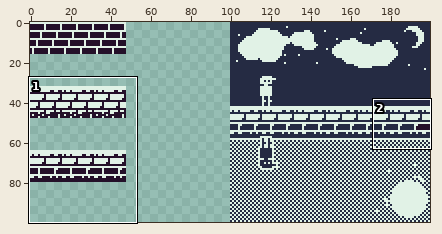
File history of a pixel-art file, Characters/Dow/Dow_Level1.aseprite. The picture above shows the old version from afar; the outline marks the close-up.
Close-up. First the earlier version:
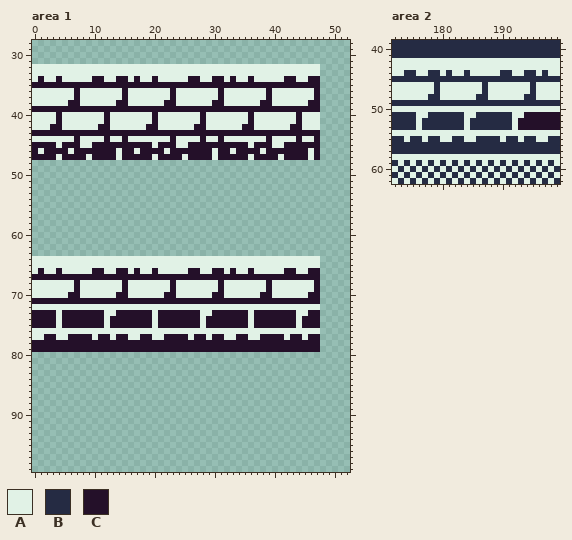
200x100 pixels, 1 frame. Shown: area 1: x 0..52, y 28..99; area 2: x 172..199, y 39..62.
Visible layers, top first: "TileSet", "Player", "Level Elements", "Background".
Palette (. is transparent): A #e1f2e6  B #252b43  C #241029
Pixels before, area 1 (only the part around the change), first column x 0:
 28 .....................................................
 29 .....................................................
 30 .....................................................
 31 .....................................................
 32 AAAAAAAAAAAAAAAAAAAAAAAAAAAAAAAAAAAAAAAAAAAAAAAA.....
 33 AAAAAAAAAAAAAAAAAAAAAAAAAAAAAAAAAAAAAAAAAAAAAAAA.....
 34 ACAACAAAAACCAACCACAACAAAAACCAACCACAACAAAAACCAACC.....
 35 CCCCCCCCCCCCCCCCCCCCCCCCCCCCCCCCCCCCCCCCCCCCCCCC.....
 36 AAAAAAACAAAAAAACAAAAAAACAAAAAAACAAAAAAACAAAAAAAC.....
 37 AAAAAAACAAAAAAACAAAAAAACAAAAAAACAAAAAAACAAAAAAAC.....
 38 AAAAAACCAAAAAACCAAAAAACCAAAAAACCAAAAAACCAAAAAACC.....
 39 CCCCCCCCCCCCCCCCCCCCCCCCCCCCCCCCCCCCCCCCCCCCCCCC.....
 40 AAAACAAAAAAACAAAAAAACAAAAAAACAAAAAAACAAAAAAACAAA.....
 41 AAAACAAAAAAACAAAAAAACAAAAAAACAAAAAAACAAAAAAACAAA.....
 42 AAACCAAAAAACCAAAAAACCAAAAAACCAAAAAACCAAAAAACCAAA.....
 43 CCCCCCCCCCCCCCCCCCCCCCCCCCCCCCCCCCCCCCCCCCCCCCCC.....
 44 AAAAAAACAAAACAACAAAAAAACAAAACAACAAAAAAACAAAACAAC.....
 45 CCCCACCCAACCCCCCCCCCACCCAACCCCCCCCCCACCCAACCCCCC.....
 46 CACCCCACCCCCCCACCACCCCACCCCCCCACCACCCCACCCCCCCAC.....
 47 CCCCACCCCACCCCACCCCCACCCCACCCCACCCCCACCCCACCCCAC.....
 48 .....................................................
 49 .....................................................
 50 .....................................................
 51 .....................................................
 52 .....................................................
 53 .....................................................
 54 .....................................................
 55 .....................................................
 56 .....................................................
 57 .....................................................
 58 .....................................................
 59 .....................................................
 60 .....................................................
 61 .....................................................
 62 .....................................................
 63 .....................................................
 64 AAAAAAAAAAAAAAAAAAAAAAAAAAAAAAAAAAAAAAAAAAAAAAAA.....
 65 AAAAAAAAAAAAAAAAAAAAAAAAAAAAAAAAAAAAAAAAAAAAAAAA.....
 66 ACAACAAAAACCAACCACAACAAAAACCAACCACAACAAAAACCAACC.....
 67 CCCCCCCCCCCCCCCCCCCCCCCCCCCCCCCCCCCCCCCCCCCCCCCC.....
 68 AAAAAAACAAAAAAACAAAAAAACAAAAAAACAAAAAAACAAAAAAAC.....
 69 AAAAAAACAAAAAAACAAAAAAACAAAAAAACAAAAAAACAAAAAAAC.....
 70 AAAAAACCAAAAAACCAAAAAACCAAAAAACCAAAAAACCAAAAAACC.....
 71 CCCCCCCCCCCCCCCCCCCCCCCCCCCCCCCCCCCCCCCCCCCCCCCC.....
 72 AAAAAAAAAAAAAAAAAAAAAAAAAAAAAAAAAAAAAAAAAAAAAAAA.....
 73 CCCCACCCCCCCAACCCCCCACCCCCCCAACCCCCCACCCCCCCAACC.....
 74 CCCCACCCCCCCACCCCCCCACCCCCCCACCCCCCCACCCCCCCACCC.....
 75 CCCCACCCCCCCACCCCCCCACCCCCCCACCCCCCCACCCCCCCACCC.....
 76 AAAAAAAAAAAAAAAAAAAAAAAAAAAAAAAAAAAAAAAAAAAAAAAA.....
 77 AACCAACCCCACCACCAACCAACCCCACCACCAACCAACCCCACCACC.....
 78 CCCCCCCCCCCCCCCCCCCCCCCCCCCCCCCCCCCCCCCCCCCCCCCC.....
 79 CCCCCCCCCCCCCCCCCCCCCCCCCCCCCCCCCCCCCCCCCCCCCCCC.....
 80 .....................................................
 81 .....................................................
 82 .....................................................
 83 .....................................................
 84 .....................................................
 85 .....................................................
 86 .....................................................
 87 .....................................................
 88 .....................................................
 89 .....................................................
 90 .....................................................
 91 .....................................................
 92 .....................................................
 93 .....................................................
 94 .....................................................
 95 .....................................................
 96 .....................................................
 97 .....................................................
 98 .....................................................
 99 .....................................................
Pixels before, area 2, first column x 172:
39 BBBBBBBBBBBBBBBBBBBBBBBBBBBB
40 BBBBBBBBBBBBBBBBBBBBBBBBBBBB
41 BBBBBBBBBBBBBBBBBBBBBBBBBBBB
42 AAAAAAAAAAAAAAAAAAAAAAAAAAAA
43 AAAAAAAAAAAAAAAAAAAAAAAAAAAA
44 AABBAABBABAABAAAAABBAABBABAA
45 BBBBBBBBBBBBBBBBBBBBBBBBBBBB
46 AAAAAAABAAAAAAABAAAAAAABAAAA
47 AAAAAAABAAAAAAABAAAAAAABAAAA
48 AAAAAABBAAAAAABBAAAAAABBAAAA
49 BBBBBBBBBBBBBBBBBBBBBBBBBBBB
50 AAAAAAAAAAAAAAAAAAAAAAAAAAAA
51 BBBBAABBBBBBAABBBBBBAACCCCCC
52 BBBBABBBBBBBABBBBBBBACCCCCCC
53 BBBBABBBBBBBABBBBBBBACCCCCCC
54 AAAAAAAAAAAAAAAAAAAAAAAAAAAA
55 BBABBABBAABBAABBBBABBABBAABB
56 BBBBBBBBBBBBBBBBBBBBBBBBBBBB
57 BBBBBBBBBBBBBBBBBBBBBBBBBBBB
58 AAAAAAAAAAAAAAAAAAAAAAAAAAAA
59 BABABABABABABABABABABABABABA
60 ABABABABABABABABABABABABABAB
61 BABABABABABABABABABABABABABA
62 ABABABABABABABABABABABABABAB
After the commit:
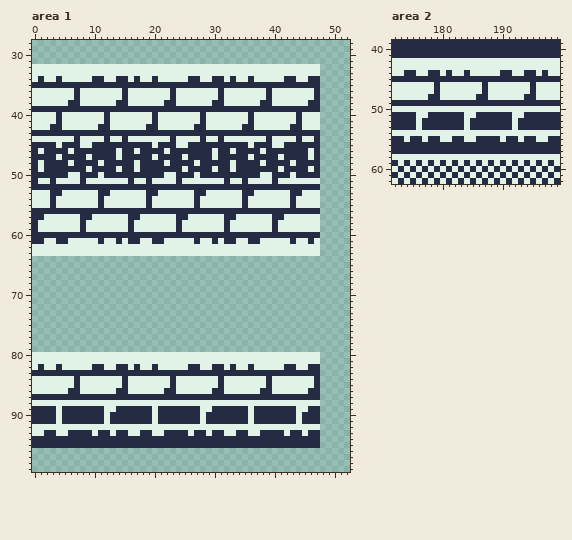
Diff:
Changed rows in their new state; - is an unchanged pixel.
Area 1, layer "TileSet":
first column x 0:
 34 -B--B-----BB--BB-B--B-----BB--BB-B--B-----BB--BB
 35 BBBBBBBBBBBBBBBBBBBBBBBBBBBBBBBBBBBBBBBBBBBBBBBB
 36 -------B-------B-------B-------B-------B-------B
 37 -------B-------B-------B-------B-------B-------B
 38 ------BB------BB------BB------BB------BB------BB
 39 BBBBBBBBBBBBBBBBBBBBBBBBBBBBBBBBBBBBBBBBBBBBBBBB
 40 ----B-------B-------B-------B-------B-------B---
 41 ----B-------B-------B-------B-------B-------B---
 42 ---BB------BB------BB------BB------BB------BB---
 43 BBBBBBBBBBBBBBBBBBBBBBBBBBBBBBBBBBBBBBBBBBBBBBBB
 44 -------B----B--B-------B----B--B-------B----B--B
 45 BBBB-BBB--BBBBBBBBBB-BBB--BBBBBBBBBB-BBB--BBBBBB
 46 B-BBBB-BBBBBBB-BB-BBBB-BBBBBBB-BB-BBBB-BBBBBBB-B
 47 BBBB-BBBB-BBBB-BBBBB-BBBB-BBBB-BBBBB-BBBB-BBBB-B
 48 BABBBBABBBBABBBBBABBBBABBBBABBBBBABBBBABBBBABBBB
 49 BABBBBBBBABBBBABBABBBBBBBABBBBABBABBBBBBBABBBBAB
 50 BBBBBBAABBBABBBBBBBBBBAABBBABBBBBBBBBBAABBBABBBB
 51 BAABAAAABAAAAAAABAABAAAABAAAAAAABAABAAAABAAAAAAA
 52 BBBBBBBBBBBBBBBBBBBBBBBBBBBBBBBBBBBBBBBBBBBBBBBB
 53 AAABBAAAAAABBAAAAAABBAAAAAABBAAAAAABBAAAAAABBAAA
 54 AAABAAAAAAABAAAAAAABAAAAAAABAAAAAAABAAAAAAABAAAA
 55 AAABAAAAAAABAAAAAAABAAAAAAABAAAAAAABAAAAAAABAAAA
 56 BBBBBBBBBBBBBBBBBBBBBBBBBBBBBBBBBBBBBBBBBBBBBBBB
 57 BBAAAAAABBAAAAAABBAAAAAABBAAAAAABBAAAAAABBAAAAAA
 58 BAAAAAAABAAAAAAABAAAAAAABAAAAAAABAAAAAAABAAAAAAA
 59 BAAAAAAABAAAAAAABAAAAAAABAAAAAAABAAAAAAABAAAAAAA
 60 BBBBBBBBBBBBBBBBBBBBBBBBBBBBBBBBBBBBBBBBBBBBBBBB
 61 BBAABBAAAAABAABABBAABBAAAAABAABABBAABBAAAAABAABA
 62 AAAAAAAAAAAAAAAAAAAAAAAAAAAAAAAAAAAAAAAAAAAAAAAA
 63 AAAAAAAAAAAAAAAAAAAAAAAAAAAAAAAAAAAAAAAAAAAAAAAA
 64 ................................................
 65 ................................................
 66 ................................................
 67 ................................................
 68 ................................................
 69 ................................................
 70 ................................................
 71 ................................................
 72 ................................................
 73 ................................................
 74 ................................................
 75 ................................................
 76 ................................................
 77 ................................................
 78 ................................................
 79 ................................................
 80 AAAAAAAAAAAAAAAAAAAAAAAAAAAAAAAAAAAAAAAAAAAAAAAA
 81 AAAAAAAAAAAAAAAAAAAAAAAAAAAAAAAAAAAAAAAAAAAAAAAA
 82 ABAABAAAAABBAABBABAABAAAAABBAABBABAABAAAAABBAABB
 83 BBBBBBBBBBBBBBBBBBBBBBBBBBBBBBBBBBBBBBBBBBBBBBBB
 84 AAAAAAABAAAAAAABAAAAAAABAAAAAAABAAAAAAABAAAAAAAB
 85 AAAAAAABAAAAAAABAAAAAAABAAAAAAABAAAAAAABAAAAAAAB
 86 AAAAAABBAAAAAABBAAAAAABBAAAAAABBAAAAAABBAAAAAABB
 87 BBBBBBBBBBBBBBBBBBBBBBBBBBBBBBBBBBBBBBBBBBBBBBBB
 88 AAAAAAAAAAAAAAAAAAAAAAAAAAAAAAAAAAAAAAAAAAAAAAAA
 89 BBBBABBBBBBBAABBBBBBABBBBBBBAABBBBBBABBBBBBBAABB
 90 BBBBABBBBBBBABBBBBBBABBBBBBBABBBBBBBABBBBBBBABBB
 91 BBBBABBBBBBBABBBBBBBABBBBBBBABBBBBBBABBBBBBBABBB
 92 AAAAAAAAAAAAAAAAAAAAAAAAAAAAAAAAAAAAAAAAAAAAAAAA
 93 AABBAABBBBABBABBAABBAABBBBABBABBAABBAABBBBABBABB
 94 BBBBBBBBBBBBBBBBBBBBBBBBBBBBBBBBBBBBBBBBBBBBBBBB
 95 BBBBBBBBBBBBBBBBBBBBBBBBBBBBBBBBBBBBBBBBBBBBBBBB
Area 2, layer "Level Elements":
first column x 193:
51 -BBBBBB
52 BBBBBBB
53 BBBBBBB
